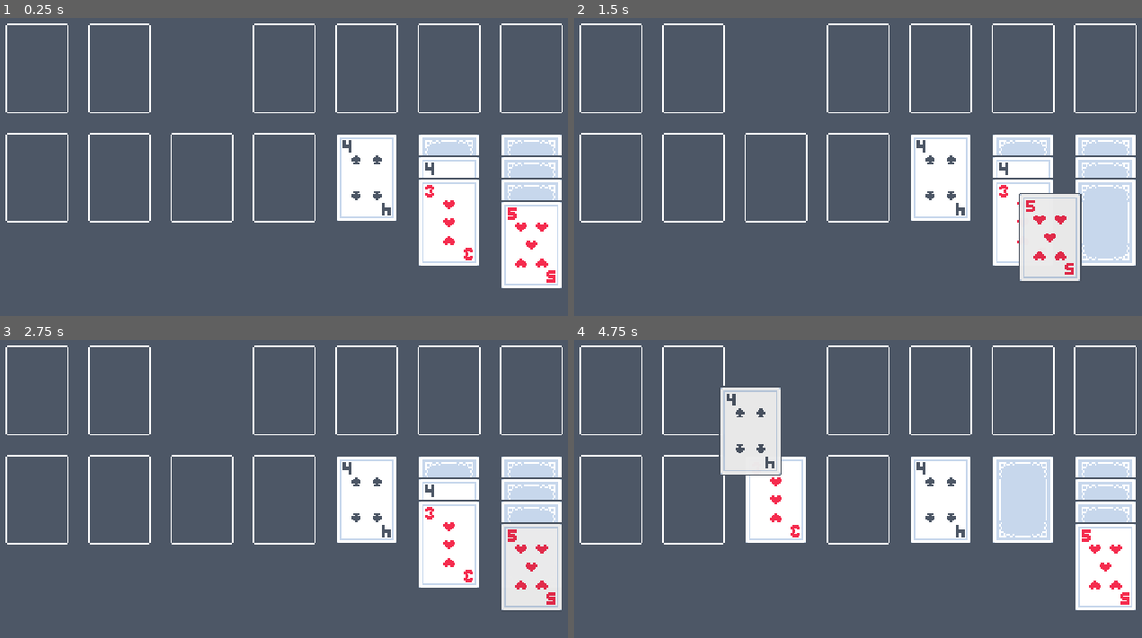
Above: before the commit, frames 1-4 (two rows, left to right).
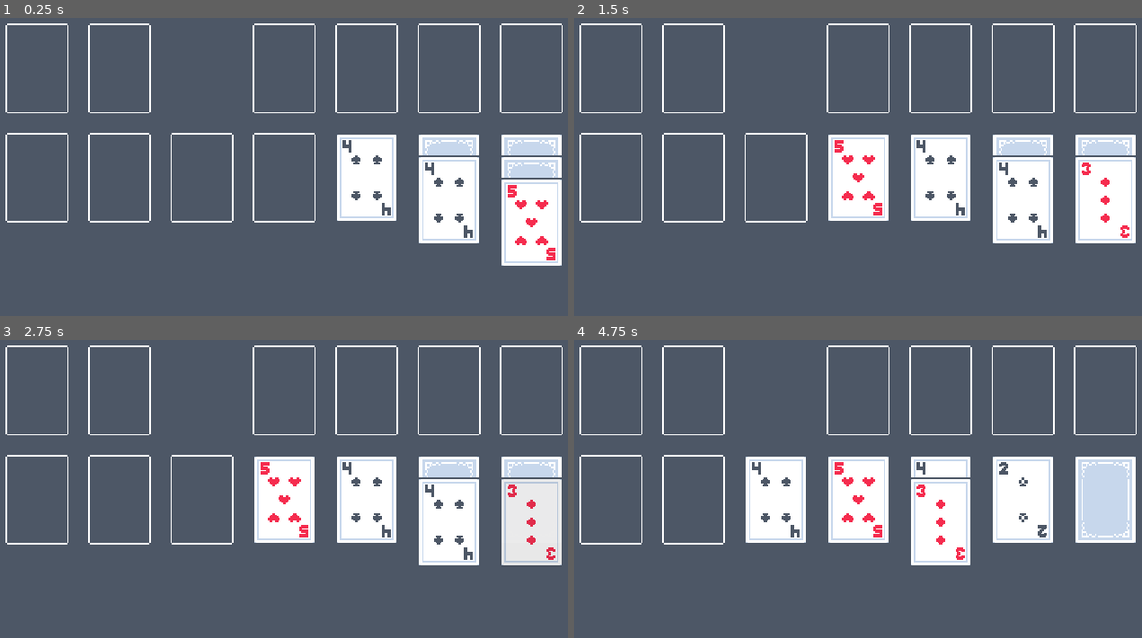
Above: after the commit, the same moments.

Repository: MrRodent/klondike
Game: Godot game, scene res://scenes/game.tscn
The game is run twice, just before and just after one commit, with the same random seed, the same clock (stepped at 60 frames per second) and the same inputs.
Inputs (mouse positions are in pixels of both pictures, inside the frame that each line leads up to):
- Up to frame 1 (0.25 s): no input
- Up to frame 2 (1.5 s): tap Enter at 0.5 s; drag from (1107, 178) to (858, 178) at 0.52 s; drag from (1107, 199) to (943, 178) at 1.27 s
- Up to frame 3 (2.75 s): move the mouse to (533, 545) at 2.02 s; hold Right mouse button (right_mouse) from 2.03 s (still down); click (533, 545) at 2.3 s
- Up to frame 4 (4.75 s): release Right mouse button (right_mouse) at 2.75 s; tap Space at 2.75 s; drag from (1107, 566) to (943, 500) at 2.77 s; drag from (1022, 500) to (772, 500) at 3.52 s; drag from (1022, 521) to (750, 429) at 4.27 s

The runs differ from the first frame. In frame 1, 3.2% of the frame differs, in the area x 73-99%, y 53-91%; in frame 2, 9.3%; in frame 3, 7.6%; in frame 4, 13%, in the area x 25-99%, y 15-91%.

Commit message:
kolumnin siirtoa

Diff:
--- a/scenes/card_states/card_base_state.gd
+++ b/scenes/card_states/card_base_state.gd
@@ -15,7 +15,7 @@
 
 	# NOTE: staten debugaukseen
 	card_ui.color.color = Color.WEB_GREEN
-	card_ui.color.size = Vector2(38, 16)
+	#card_ui.color.size = Vector2(38, 16)
 	card_ui.color.position = Vector2(2, 22)
 	card_ui.state.text = "BASE"
 
@@ -23,34 +23,42 @@
 func on_gui_input(event: InputEvent) -> void:
 	# Varmistaa onko korttia/kolumnia laillista liikuttaa
 	if event.is_action_pressed("left_mouse"):
-		#TODO: pitää pystyä liikuttamaan jos laillinen kolumni
-		if not card_ui.is_last_sibling():
-			return
-		else:
+		#TODO: siivoa kun ei debug
+		#if not card_ui.is_last_sibling():
+			#return
+			#pass
+		#else:
 			card_ui.pivot_offset = card_ui.get_global_mouse_position() - card_ui.global_position
 			transition_requested.emit(self, CardState.State.CLICKED)
-			#create_card_column(card_ui)
+			# TODO: tämä tapahtumaan paremmassa paikassa?
+			create_card_column(card_ui)
 
 
 func create_card_column(clicked_card: CardUI) -> void:
+	var array = clicked_card.get_parent().get_children()
+	var index = array.find(clicked_card)
+	var cards_in_array = array.size() - 1
+	#print("skidit: ", array)
+	#print("clicked_card index: ", index, " cards in array: ", cards_in_array)
+	if index == cards_in_array:
+		print("no cards on top")
+		return
+
 	# Create a new VBoxContainer instance
 	var vbox = VBoxContainer.new()
 	# Set the theme constants for the VBoxContainer
 	vbox.add_theme_constant_override("separation", -45)
 	vbox.set_position(Vector2(0, 15))
+
+	for i in range(cards_in_array - index):
+		# Get the next card in the array
+		var next_card = array[index + i + 1]
+		# Reparent the card to the VBoxContainer
+		next_card.reparent(vbox)
+		# Set the new parent of the card
+		next_card.current_parent = vbox
+
 	# Add the VBoxContainer to the scene tree
-	add_child(vbox)
-
-	# Reparent the cards below to this vbox
-
-	# print("vbox: ", vbox)
-	# print("current parent: ", card_ui.current_parent)
-	# print("clicked card: ", clicked_card)
-	# print("vbox children: ", vbox.get_children())
-
-
-	# loop jos kaikki childit laillisia
-	# -> lailliset arrayhyn
-	# -> luo VBoxContainer
-	# -> lapseta kaikki
-	# -> saa liikuttaa
+	clicked_card.add_child(vbox)
+	clicked_card.child_column = vbox
+	#print("current kids: ", clicked_card.get_children())
--- a/scenes/card_states/card_clicked_state.gd
+++ b/scenes/card_states/card_clicked_state.gd
@@ -5,10 +5,11 @@
 	# NOTE: staten debugaukseen
 	card_ui.color.color = Color.ORANGE
 	card_ui.state.text = "CLICKED"
-	# Nyt kun tapahtuu, halutaan monitorointi päälle
+
+	# Varmistetaan että monitorointi päällä
 	card_ui.drop_point_detector.monitoring = true
+	card_ui.texture.modulate = Color(0.92, 0.92, 0.92, 0.98)
 
-	card_ui.texture.modulate = Color(0.92, 0.92, 0.92, 0.98)
 	#if card_ui.card:
 		#print('clicked ', card_ui.card.id, ' colour: ', card_ui.card.colour)
 
--- a/scenes/card_states/card_hidden_state.gd
+++ b/scenes/card_states/card_hidden_state.gd
@@ -7,7 +7,7 @@
 
 	# NOTE: staten debugaukseen
 	card_ui.color.color = Color.WEB_MAROON
-	card_ui.color.size = Vector2(38, 56)
+	#card_ui.color.size = Vector2(38, 56)
 	card_ui.color.position = Vector2(2, 2)
 	card_ui.state.text = "HIDDEN"
 	card_ui.pivot_offset = Vector2.ZERO
--- a/scenes/card_states/card_released_state.gd
+++ b/scenes/card_states/card_released_state.gd
@@ -7,14 +7,16 @@
 	card_ui.color.color = Color.DARK_VIOLET
 	card_ui.state.text = "RELEASED"
 
+
 	is_played = false
 
 	card_ui.texture.modulate = Color.WHITE
 
 	# Kortin pelaaminen
 	if not card_ui.targets.is_empty():
-		# TODO: pura tää kamala getget-hökötys
-		var last_item_in_column = card_ui.targets[0].get_parent().get_parent().get_child(-1)
+		# TODO: tähän jos saisi paremman pätkän kuin tämän get_parent ketjutuksen.
+		# targets[-1] ottaa arrayn viimeisen
+		var last_item_in_column = card_ui.targets[-1].get_parent().get_parent().get_child(-1)
 		#print("last item in column: ", last_item_in_column, " class: ", last_item_in_column.get_class())
 
 		if last_item_in_column.get_class() == "Control": # TODO: tähän joku luotettavampi check
@@ -37,7 +39,7 @@
 
 		#print("play card for target(s)", card_ui.targets)
 		#TODO: pura tämäkin hökötys
-		var new_parent = card_ui.targets[0].get_parent().get_parent()
+		var new_parent = card_ui.targets[-1].get_parent().get_parent()
 		card_ui.reparent(new_parent)
 		card_ui.current_parent = new_parent
 		#print("NEW PARENT: ", new_parent)
--- a/scenes/card_ui/card_ui.gd
+++ b/scenes/card_ui/card_ui.gd
@@ -13,7 +13,8 @@
 @onready var card_state_machine = $CardStateMachine
 @onready var targets: Array[Node] = []
 @onready var current_parent: BoxContainer
-@onready var is_hidden = true
+@onready var is_hidden: bool = true
+@onready var child_column: VBoxContainer
 
 
 func _ready() -> void:
--- a/scenes/card_ui/card_ui.tscn
+++ b/scenes/card_ui/card_ui.tscn
@@ -64,6 +64,7 @@
 uppercase = true
 
 [node name="DropPointDetector" type="Area2D" parent="."]
+monitoring = false
 
 [node name="CollisionShape2D" type="CollisionShape2D" parent="DropPointDetector"]
 position = Vector2(21, 30)
--- a/scenes/game.tscn
+++ b/scenes/game.tscn
@@ -8,7 +8,6 @@
 [ext_resource type="Resource" uid="uid://c020jfib46dfn" path="res://cards/hearts/05_heart.tres" id="6_nk8im"]
 [ext_resource type="Resource" uid="uid://bktymksw1hvkm" path="res://cards/clubs/02_club.tres" id="7_orwy5"]
 [ext_resource type="Resource" uid="uid://db4jssmeu5cso" path="res://cards/spades/04_spade.tres" id="8_u5foe"]
-[ext_resource type="Resource" uid="uid://c7e7au0ysw4i8" path="res://cards/hearts/03_heart.tres" id="9_5m2cg"]
 
 [node name="Game" type="Node2D"]
 
@@ -39,10 +38,6 @@
 layout_mode = 2
 card = ExtResource("4_ivl3f")
 
-[node name="CardUI4" parent="Tableau/Column1" instance=ExtResource("1_ab4u4")]
-layout_mode = 2
-card = ExtResource("4_ivl3f")
-
 [node name="CardUI2" parent="Tableau/Column1" instance=ExtResource("1_ab4u4")]
 layout_mode = 2
 card = ExtResource("5_jw3ve")
@@ -58,7 +53,7 @@
 offset_bottom = 360.0
 theme_override_constants/separation = -45
 
-[node name="DropPoint" parent="Tableau/Column2" instance=ExtResource("2_i7yai")]
+[node name="DropPoint2" parent="Tableau/Column2" instance=ExtResource("2_i7yai")]
 position = Vector2(21, 30)
 
 [node name="CardUI4" parent="Tableau/Column2" instance=ExtResource("1_ab4u4")]
@@ -69,16 +64,6 @@
 layout_mode = 2
 card = ExtResource("8_u5foe")
 
-[node name="TEST" type="VBoxContainer" parent="Tableau/Column2/CardUI5"]
-offset_top = 15.0
-offset_right = 42.0
-offset_bottom = 269.0
-theme_override_constants/separation = -45
-
-[node name="CardUI5" parent="Tableau/Column2/CardUI5/TEST" instance=ExtResource("1_ab4u4")]
-layout_mode = 2
-card = ExtResource("9_5m2cg")
-
 [node name="Column3" type="VBoxContainer" parent="Tableau"]
 offset_left = 274.0
 offset_top = 106.0
@@ -86,7 +71,7 @@
 offset_bottom = 360.0
 theme_override_constants/separation = -45
 
-[node name="DropPoint" parent="Tableau/Column3" instance=ExtResource("2_i7yai")]
+[node name="DropPoint3" parent="Tableau/Column3" instance=ExtResource("2_i7yai")]
 position = Vector2(21, 30)
 
 [node name="CardUI6" parent="Tableau/Column3" instance=ExtResource("1_ab4u4")]
@@ -100,7 +85,7 @@
 offset_bottom = 360.0
 theme_override_constants/separation = -45
 
-[node name="DropPoint" parent="Tableau/Column4" instance=ExtResource("2_i7yai")]
+[node name="DropPoint4" parent="Tableau/Column4" instance=ExtResource("2_i7yai")]
 position = Vector2(21, 30)
 
 [node name="Column5" type="VBoxContainer" parent="Tableau"]
@@ -110,7 +95,7 @@
 offset_bottom = 360.0
 theme_override_constants/separation = -45
 
-[node name="DropPoint" parent="Tableau/Column5" instance=ExtResource("2_i7yai")]
+[node name="DropPoint5" parent="Tableau/Column5" instance=ExtResource("2_i7yai")]
 position = Vector2(21, 30)
 
 [node name="Column6" type="VBoxContainer" parent="Tableau"]
@@ -120,7 +105,7 @@
 offset_bottom = 360.0
 theme_override_constants/separation = -45
 
-[node name="DropPoint" parent="Tableau/Column6" instance=ExtResource("2_i7yai")]
+[node name="DropPoint6" parent="Tableau/Column6" instance=ExtResource("2_i7yai")]
 position = Vector2(21, 30)
 
 [node name="Column7" type="VBoxContainer" parent="Tableau"]
@@ -130,5 +115,5 @@
 offset_bottom = 360.0
 theme_override_constants/separation = -45
 
-[node name="DropPoint" parent="Tableau/Column7" instance=ExtResource("2_i7yai")]
+[node name="DropPoint7" parent="Tableau/Column7" instance=ExtResource("2_i7yai")]
 position = Vector2(21, 30)
Not shown: 1 places in scenes/game.tscn that only renumber resources
